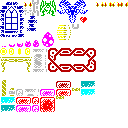
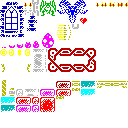
Revision of a layered 128x128 image; what changed, layer by layer:
painted on "Background" over [0, 17, 128, 88]
